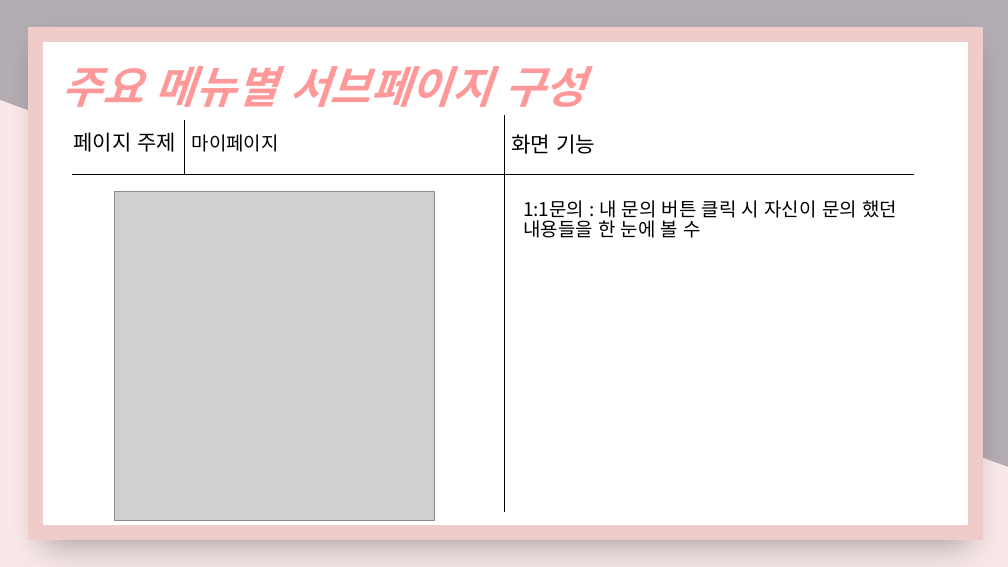
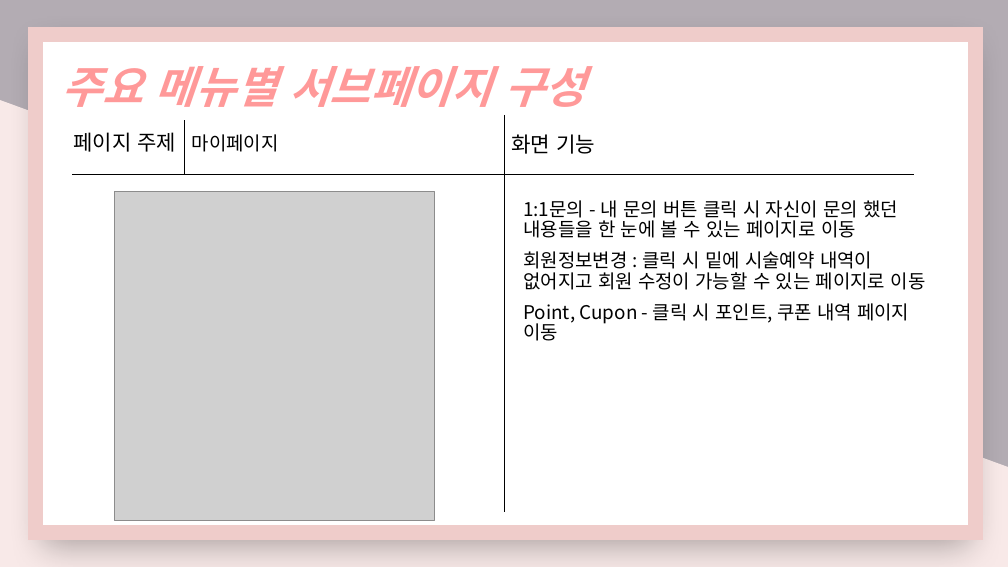
Before and after one commit to nimi2838/thecare, a slide deck: slide 23 of 졸작 기획서.pptx. Drawn at 1008x567 pixels with LibreOffice and Linux fonts; fonts in the diff are those of the drawing; grey boxes stand for pictures. Boxes give left, top, right and bottom in pixels: in the first picture for what was removed or moved away, otherwise in the second. Text is boxed around its words. In the diff, an @@ line names an element or a change of style, - is before the commit and + after.

```diff
--- a/졸작 기획서.pptx
+++ b/졸작 기획서.pptx
@@ text at bbox=[523, 200, 926, 341]: text changed @@
-1:1문의 : 내 문의 버튼 클릭 시 자신이 문의 했던 내용들을 한 눈에 볼 수
+1:1문의 - 내 문의 버튼 클릭 시 자신이 문의 했던 내용들을 한 눈에 볼 수 있는 페이지로 이동
+회원정보변경 : 클릭 시 밑에 시술예약 내역이 없어지고 회원 수정이 가능할 수 있는 페이지로 이동
+Point, Cupon - 클릭 시 포인트, 쿠폰 내역 페이지 이동
```
Also in this commit, not shown: 6 other files.
